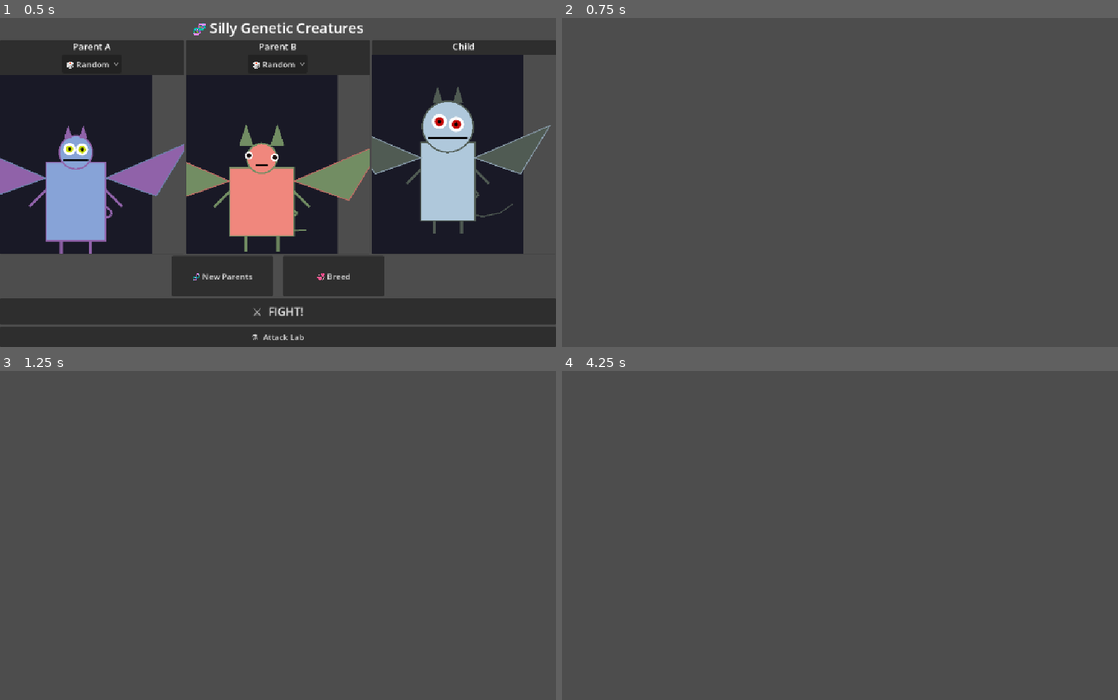
Above: before the commit, frames 1-4 (two rows, left to right).
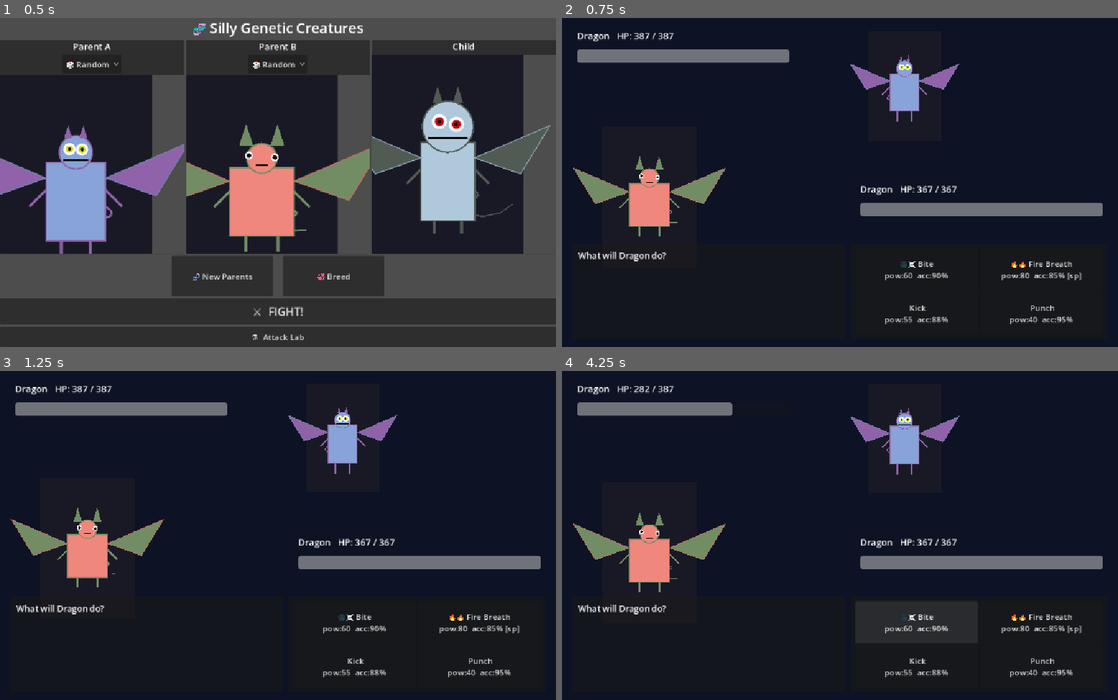
Above: after the commit, the same moments.

Repository: briday1/freak-game
Game: Godot game, scene res://scenes/main.tscn
Same seed, same stepped clock (60 frames per second), same inputs: the game is played once before the commit and once after it.
Inputs (mouse positions are in pixels of both pictures, inside the frame that each line leads up to):
- Up to frame 1 (0.5 s): no input
- Up to frame 2 (0.75 s): click "⚔️ FIGHT!" at 0.5 s
- Up to frame 3 (1.25 s): no input
- Up to frame 4 (4.25 s): click (917, 621) at 1.25 s, where only the run after the commit has a clickable "🌑☠️ Bite pow:60 acc:90%"

Frame 1 is identical in both runs. In frame 2, 100% of the frame differs, in the area x 0-100%, y 0-100%; in frame 3, 100%; in frame 4, 100%.
Error before the commit: Parse Error: Could not resolve external class member "get_script". (res://scripts/battle.gd:258)

Commit message:
Fix runtime parse errors: rename get_script->load_effect, add explicit types to ternary dict vars

Diff:
--- a/scripts/attack_data.gd
+++ b/scripts/attack_data.gd
@@ -76,8 +76,8 @@
 	var combined_power    := maxi(5, int((pa + pb) * 0.5 * randf_range(0.9, 1.1)))
 	var combined_accuracy := clampf((float(a["accuracy"]) + float(b["accuracy"])) * 0.5 - 0.03, 0.5, 1.0)
 	# Type from higher-power source
-	var combined_type    := a["type"]    if pa >= pb else b["type"]
-	var combined_element := a["element"] if pa >= pb else b["element"]
+	var combined_type: String    = a["type"]    if pa >= pb else b["type"]
+	var combined_element: String = a["element"] if pa >= pb else b["element"]
 
 	# Merge effects
 	var eff_map: Dictionary = {}
--- a/scripts/attack_lab.gd
+++ b/scripts/attack_lab.gd
@@ -144,8 +144,8 @@
 	sel_bg.add_child(_lbl_selected)
 
 	# ── Moveset panels (right) ─────────────────────────────────────────────────
-	var name_a := GameState.fighter_a.get("type", "Fighter A").capitalize()
-	var name_b := GameState.fighter_b.get("type", "Fighter B").capitalize()
+	var name_a: String = (GameState.fighter_a.get("type", "Fighter A") as String).capitalize()
+	var name_b: String = (GameState.fighter_b.get("type", "Fighter B") as String).capitalize()
 
 	_build_moveset_panel(canvas, name_a, 750.0, 182.0, true)
 	_build_moveset_panel(canvas, name_b, 750.0, 418.0, false)
--- a/scripts/battle.gd
+++ b/scripts/battle.gd
@@ -255,12 +255,12 @@
 	if status.is_empty():
 		return false
 	var id: String = status["id"]
-	var effect_script = EffectReg.get_script(id)
+	var effect_script = EffectReg.load_effect(id)
 	if not effect_script:
 		return false
-	var max_hp := _stats_player["max_hp"] if is_player else _stats_enemy["max_hp"]
-	var cur_hp := _hp_player              if is_player else _hp_enemy
-	var fname  := _name_player            if is_player else _name_enemy
+	var max_hp: int = _stats_player["max_hp"] if is_player else _stats_enemy["max_hp"]
+	var cur_hp: int = _hp_player              if is_player else _hp_enemy
+	var fname: String = _name_player          if is_player else _name_enemy
 	var result: Dictionary = effect_script.tick(cur_hp, max_hp, status)
 	for key in result:
 		if (key as String).begins_with("_"):
--- a/scripts/effect_registry.gd
+++ b/scripts/effect_registry.gd
@@ -6,16 +6,16 @@
 	"paralysis": "res://scripts/effects/paralysis_effect.gd",
 }
 
-static func get_script(id: String):
+static func load_effect(id: String):
 	return load(_PATHS[id]) if _PATHS.has(id) else null
 
 static func all_ids() -> Array:
 	return _PATHS.keys()
 
 static func get_icon(id: String) -> String:
-	var s = get_script(id)
+	var s = load_effect(id)
 	return s.get_icon() if s else "?"
 
 static func get_color(id: String) -> Color:
-	var s = get_script(id)
+	var s = load_effect(id)
 	return s.get_color() if s else Color.WHITE
